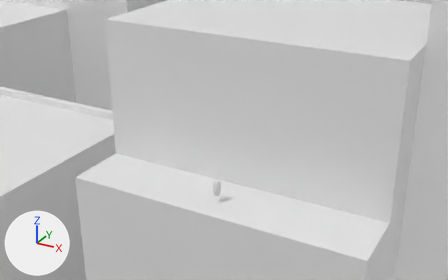
The Blender file city.blend: old version first, new version second.
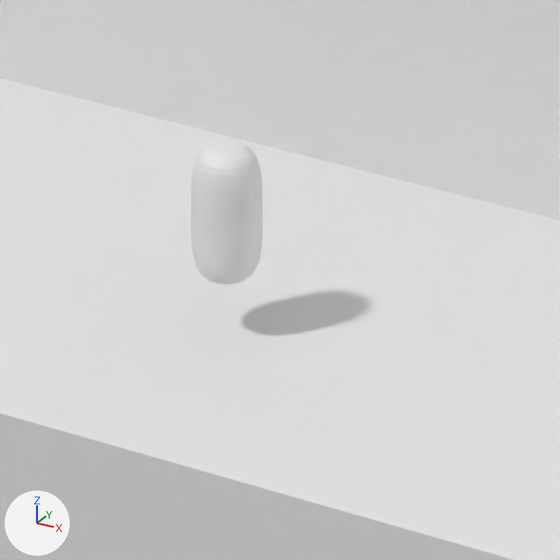
Each version is shown from a 50 mm camera at (33.2, -75.5, 151.7) aimed at (-0.9, -13.4, 120.7), then close up on the part from 43% to 57% of the width and 58% to 81% of the height. The axes (+X, +Y, +Z) are drawn at lower left. The lights are the same throughout.

Names of what the first close-up shows: 'Building-col', 'Player Reference'.
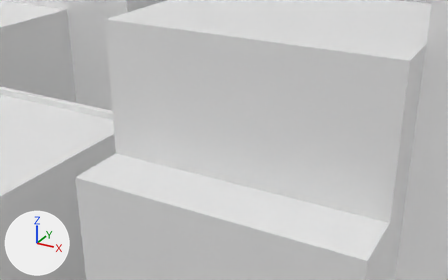
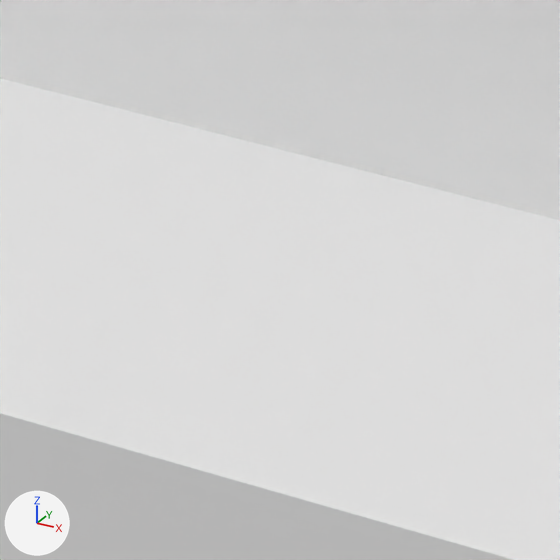
Changed parts and their boxes [x1, y1, x2, y2] in the close-ups (560 x 560 px):
'Player Reference', moved (not visible afterwards)
    before: [191, 141, 262, 284]

The change, as a list of edits to the scene's bpy script:
```text
Change ob_player_reference:
    ob_player_reference.location: (-0.25, -16.49, 115.76) -> (-0.25, -16.49, 112.09)
```
